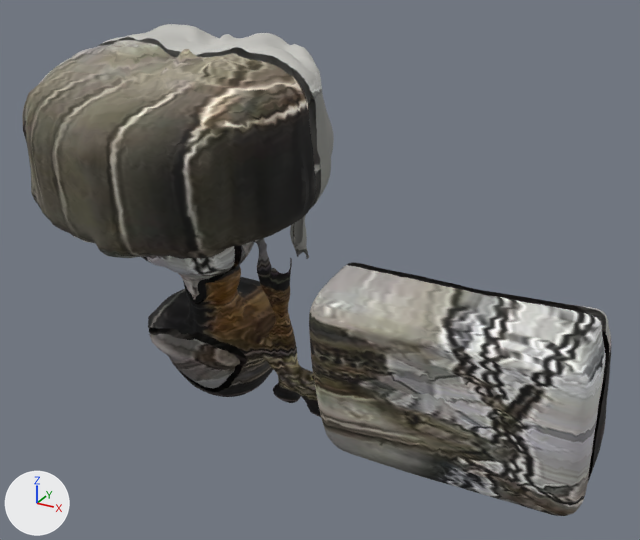
An edit to the glTF model public/models/alkafeel/kfl-2316.glb, drawn before and after from the same camera.
Both versions are drawn from a 50 mm camera at (0.67, -1.17, 0.575) aimed at (0.024, 0.005, -0.013). The lights are fixed; the arrows at lower left show +X, +Y and +Z. The picture after the commit comes second.

Objects in the first picture: 'geometry_0'.
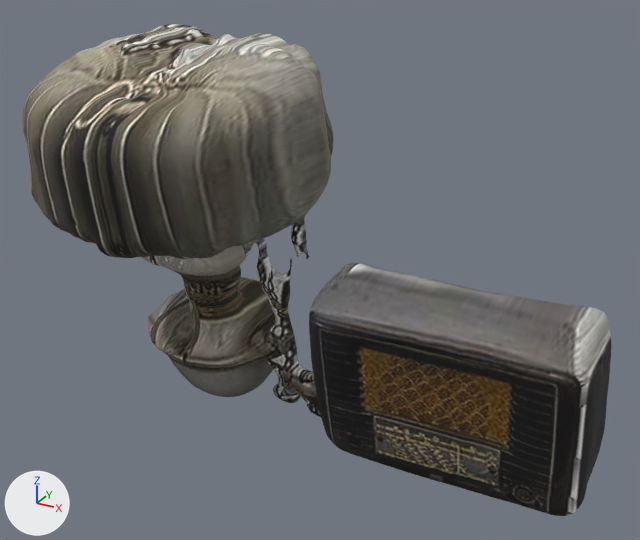
What differs and where, as boxes (x1, y1, x2, y2) in the pictures (640 x 540 px; the box of a moved part takes in the faces that stretch with it):
```json
{"part": 1, "of": "me_geometry_0", "change": "moved or reshaped", "before": [94, 35, 611, 483], "after": [94, 35, 611, 483]}
{"part": 2, "of": "me_geometry_0", "change": "surface changed", "before": [22, 24, 611, 516], "after": [22, 24, 611, 516]}
{"part": 3, "of": "me_geometry_0", "change": "recoloured", "before": [22, 24, 611, 516], "after": [22, 24, 611, 516]}
```

Scene script edits in JSON lines:
```json
{"op": "add", "block": "mat_alkafeel_watertight_pbr", "code": ["mat_alkafeel_watertight_pbr = bpy.data.materials.new('AlKafeel_Watertight_PBR')", "# uses the picture img_image_0", "# uses the picture img_image_1", "# uses the picture img_image_2"]}
{"block": "me_geometry_0", "where": "# used by ob_geometry_0; location = (0.0, 0.0, 0.0)"}
{"op": "remove", "block": "me_geometry_0", "code": "me_geometry_0.from_pydata(...)  # 30218 vertices, 58868 faces; spans x -0.494..0.498, y -0.243..0.242, z -0.345..0.344"}
{"op": "add", "block": "me_geometry_0", "code": "me_geometry_0.from_pydata(...)  # 29426 vertices, 58868 faces; spans x -0.494..0.498, y -0.243..0.242, z -0.345..0.344"}
{"block": "me_geometry_0", "change": "me_geometry_0 part 1: 1627 vertices moved from x -0.491..0.495, y -0.017..0.016, z -0.319..0.337 to x -0.49..0.495, y -0.016..0.016, z -0.319..0.336; 1181 vertices removed from x -0.489..0.495, y -0.012..0.014, z -0.319..0.336; 389 vertices added at x -0.485..0.495, y -0.011..0.013, z -0.317..0.334"}
{"block": "me_geometry_0", "change": "me_geometry_0 part 2: 56128 kept faces spanning x -0.494..0.498, y -0.243..0.242, z -0.345..0.344 get new texture (UV) coordinates"}
{"block": "me_geometry_0", "change": "me_geometry_0 part 3: 56913 faces spanning x -0.494..0.498, y -0.243..0.242, z -0.345..0.344 switch from mat_alkafeel_hd_pbr to mat_alkafeel_watertight_pbr"}
```
